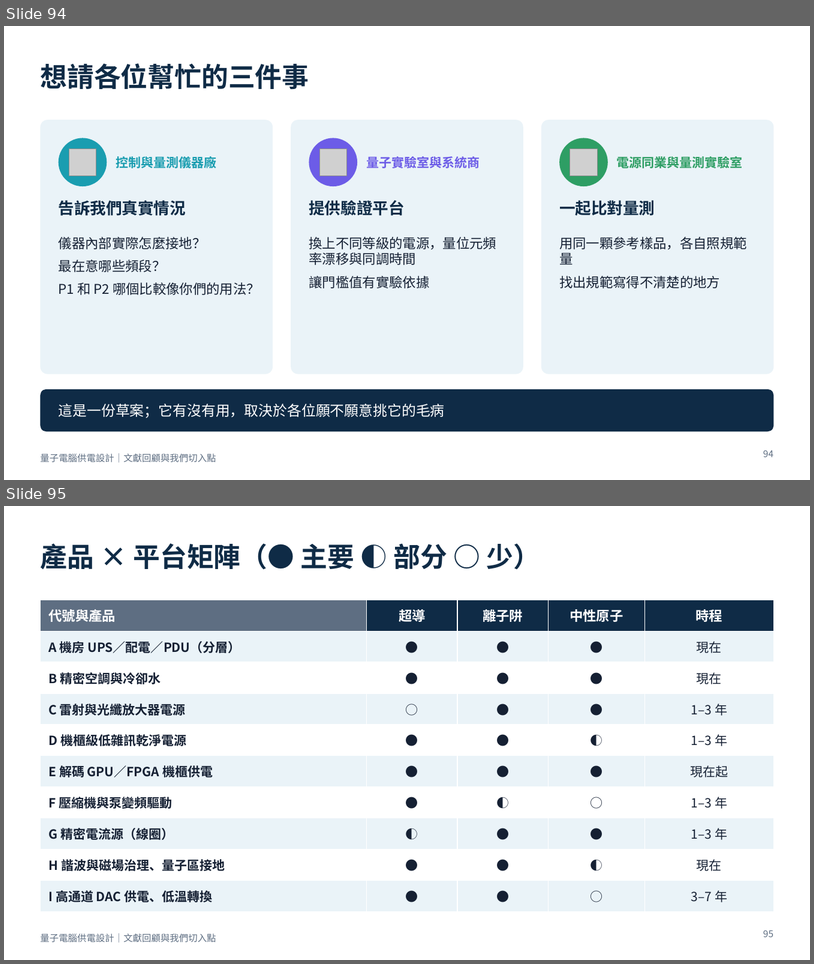
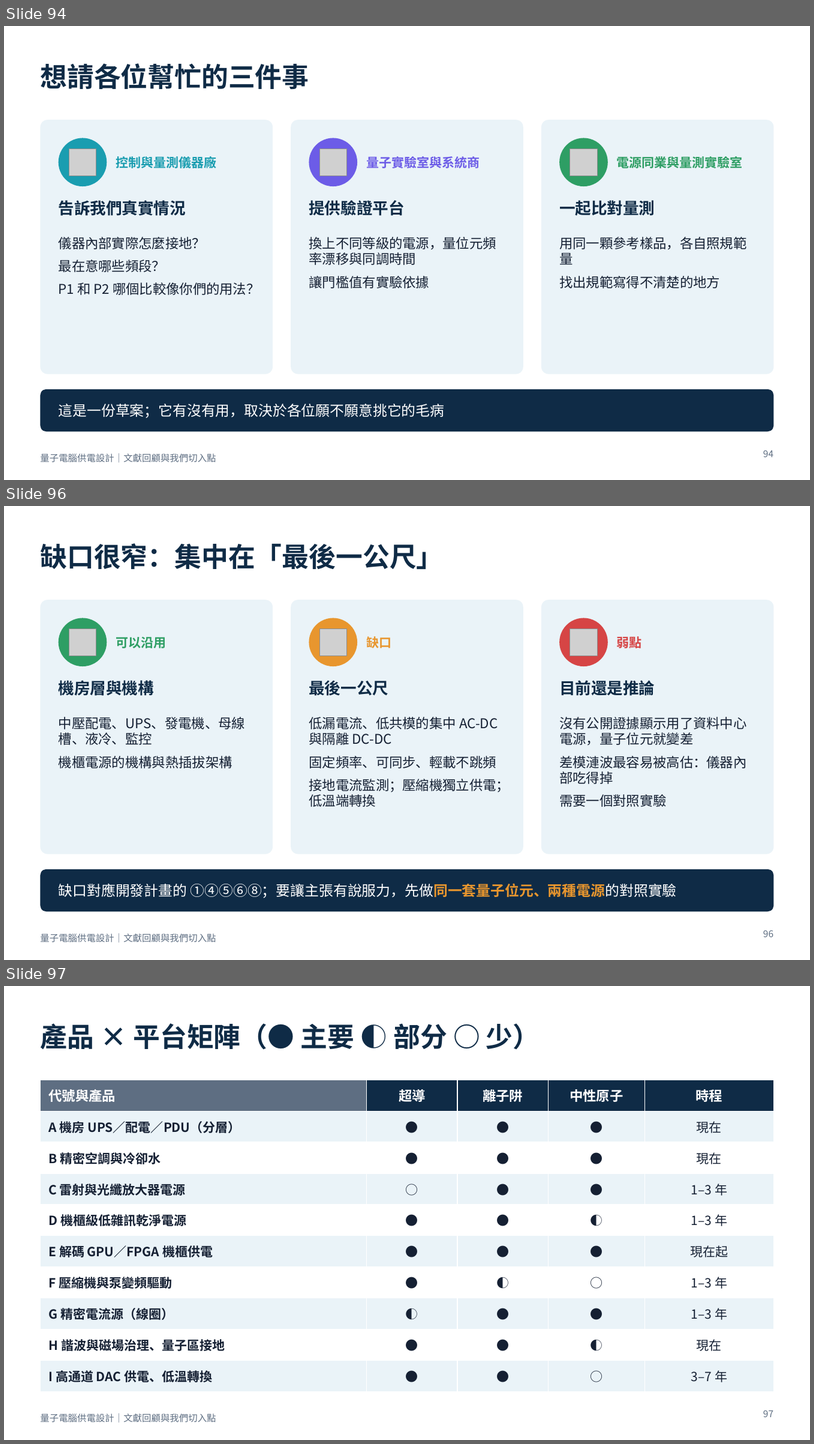
Before and after one commit to pcpcchen-coder/QuantumComputing, a slide deck: slides/output/qc-power-supply.pptx. Shown one above the other, each under a label of ours: slides 94 and 95 before the commit, slides 94, 96 and 97 after it; the slides between them are not shown. The pictures are 814x964 and 814x1444 pixels, drawn with LibreOffice and Linux fonts; fonts in the diff are those of the drawing; grey boxes stand for pictures. Boxes give left, top, right and bottom in pixels: in the first picture for what was removed or moved away, otherwise in the second. Text is boxed around its words. In the diff, an @@ line names an element or a change of style, - is before the commit and + after.

```diff
--- a/slides/output/qc-power-supply.pptx
+++ b/slides/output/qc-power-supply.pptx
@@ slide 96 added at (4,506,810,960), background #FFFFFF; not listed: 1 template element that a slide beside it also shows @@
@@ title added at (40,543,443,569), 32 pt, text #0F2B46, bold @@
+缺口很窄：集中在「最後一公尺」
@@ rounded rectangle added at (40,600,273,854), fill #EAF3F8 @@
@@ rounded rectangle added at (291,600,523,854), fill #EAF3F8 @@
@@ rounded rectangle added at (542,600,774,854), fill #EAF3F8 @@
@@ ellipse added at (59,618,107,666), fill #2E9E64 @@
@@ picture added at (69,629,96,656) @@
@@ ellipse added at (309,618,357,666), fill #E8962E @@
@@ picture added at (320,629,347,656) @@
@@ ellipse added at (560,618,608,666), fill #D64545 @@
@@ picture added at (570,629,597,656) @@
@@ text added at (116,637,166,648), 15 pt, text #2E9E64, bold @@
+可以沿用
@@ text added at (366,636,392,648), 15 pt, text #E8962E, bold @@
+缺口
@@ text added at (617,634,642,650), 15 pt, text #D64545, bold @@
+弱點
@@ text added at (59,680,154,696), 19 pt, text #0F2B46, bold @@
+機房層與機構
@@ text added at (309,680,389,696), 19 pt, text #0F2B46, bold @@
+最後一公尺
@@ text added at (560,680,655,696), 19 pt, text #0F2B46, bold @@
+目前還是推論
@@ text added at (59,717,245,768), 16 pt, text #152033 @@
+中壓配電、UPS、發電機、母線槽、液冷、監控
+機櫃電源的機構與熱插拔架構
@@ text added at (309,717,510,807), 16 pt, text #152033 @@
+低漏電流、低共模的集中 AC-DC 與隔離 DC-DC
+固定頻率、可同步、輕載不跳頻
+接地電流監測；壓縮機獨立供電；低溫端轉換
@@ text added at (560,717,747,807), 16 pt, text #152033 @@
+沒有公開證據顯示用了資料中心電源，量子位元就變差
+差模漣波最容易被高估：儀器內部吃得掉
+需要一個對照實驗
@@ rounded rectangle added at (40,869,774,912), fill #0F2B46 @@
@@ text added at (59,883,677,898), 17 pt, text #FFFFFF @@
+缺口對應開發計畫的 ①④⑤⑥⑧；要讓主張有說服力，先做同一套量子位元、兩種電源的對照實驗
@@ page number added at (764,930,774,937), 11 pt, text #5E6E82 @@
+96
@@ what was slide 95 is now slide 97 @@
@@ page number at (764,1410,774,1417): text changed @@
-95
+97
```
Also in this commit, not shown: 1 other slide added, 5 other files.
